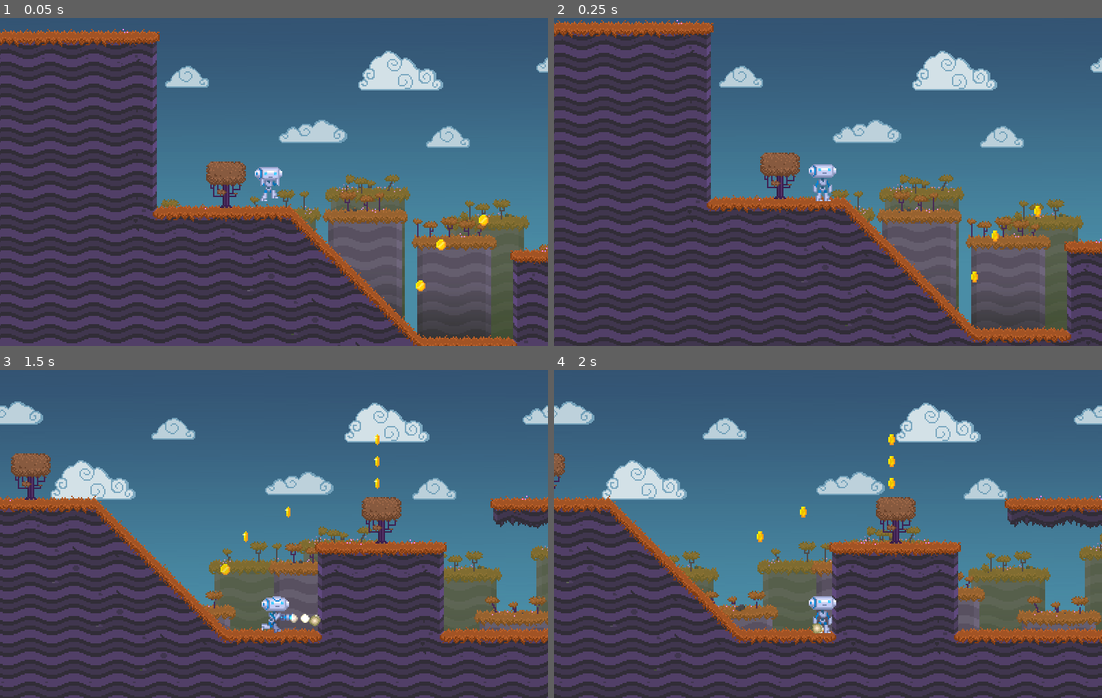
Above: before the commit, frames 1-4 (two rows, left to right).
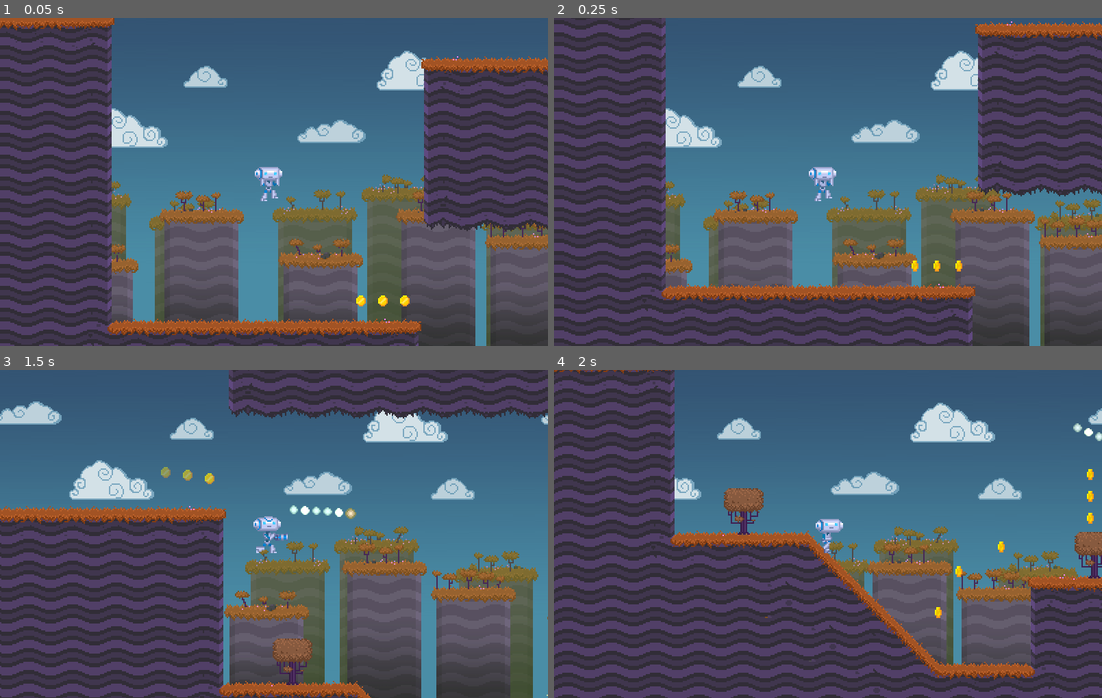
Above: after the commit, the same moments.

Repository: GDQuest/godot-demo-projects-remake
Game: Godot game, scene res://src/Level/Level.tscn
Two runs of this game, one before a commit and one after it. Both use one fixed random seed, a clock stepped at 60 frames per second and the inputs below. The project has no main scene, so this scene is started directly.
Inputs:
- Up to frame 1 (0.05 s): no input
- Up to frame 2 (0.25 s): no input
- Up to frame 3 (1.5 s): hold Right (move_right) from 0.53 s (still down); tap Space (shoot) at 0.6, 1.35 s; tap Up (jump) at 0.77 s
- Up to frame 4 (2 s): keep holding Right (move_right); tap Up (jump) at 1.52 s

The runs differ from the first frame. In frame 1, 53% of the frame differs, in the area x 0-100%, y 0-100%; in frame 2, 45%; in frame 3, 55%; in frame 4, 52%.

Commit message:
Increase safe margin of the moving platforms
Also set them to animate on physics process.

Fixes #8

Diff:
--- a/platformer-2d/src/Level/Level.tscn
+++ b/platformer-2d/src/Level/Level.tscn
@@ -212,13 +212,15 @@
 
 [node name="AnimationPlayer" type="AnimationPlayer" parent="Platforms/Platform"]
 autoplay = "move"
+playback_process_mode = 0
 anims/move = SubResource( 1 )
 
 [node name="Platform2" parent="Platforms" instance=ExtResource( 3 )]
-position = Vector2( -93.4945, 159.269 )
+position = Vector2( -93.4945, 752.187 )
 
 [node name="AnimationPlayer" type="AnimationPlayer" parent="Platforms/Platform2"]
 autoplay = "move"
+playback_process_mode = 0
 anims/move = SubResource( 2 )
 
 [node name="PlatformStatic" parent="Platforms" instance=ExtResource( 9 )]
@@ -245,7 +247,7 @@
 position = Vector2( 1657.03, 154.524 )
 
 [node name="Player" parent="." instance=ExtResource( 5 )]
-position = Vector2( 295.269, 1054.17 )
+position = Vector2( -86.888, 630.133 )
 
 [node name="Camera" parent="Player" index="4"]
 limit_left = -626
--- a/platformer-2d/src/Platforms/Platform.tscn
+++ b/platformer-2d/src/Platforms/Platform.tscn
@@ -8,6 +8,7 @@
 [node name="Platform" type="KinematicBody2D"]
 collision_layer = 8
 collision_mask = 0
+collision/safe_margin = 0.12
 motion/sync_to_physics = true
 
 [node name="Sprite" type="Sprite" parent="."]
